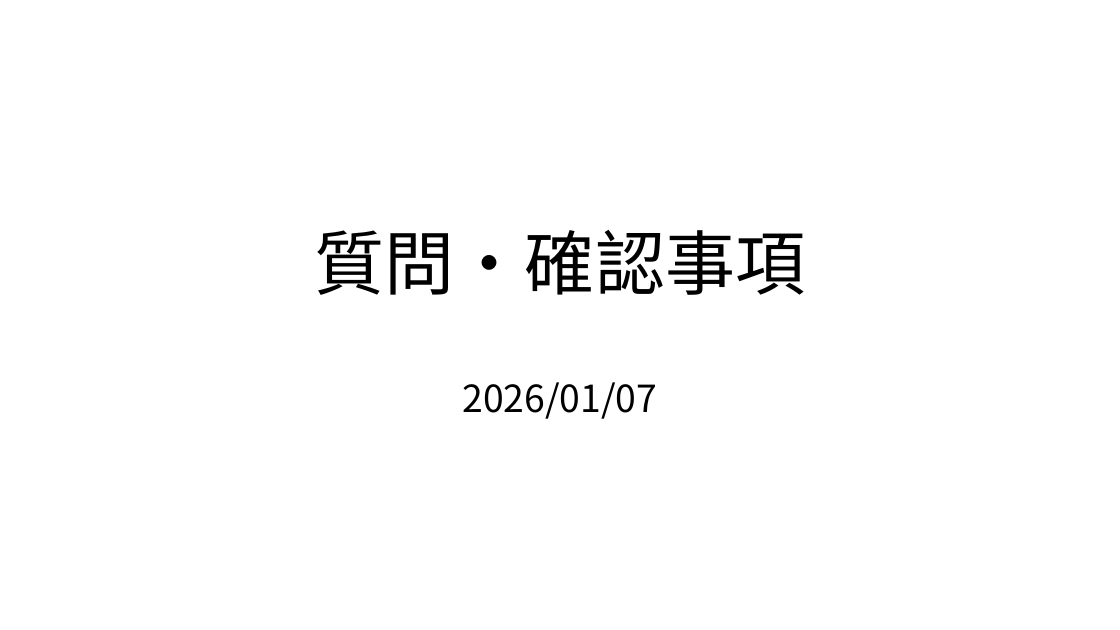
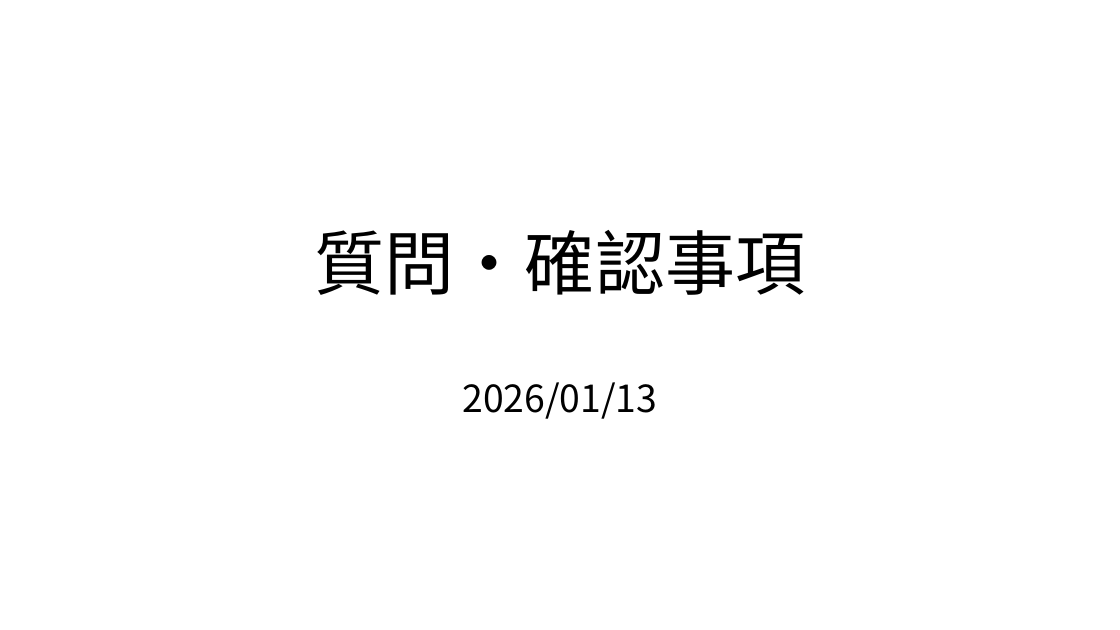
Before and after one commit to H-Ojiro/TR-1um, a slide deck: slide 15 of Document/TR-1um_DRC_summary.pptx. Drawn at 1120x630 pixels with LibreOffice and Linux fonts; fonts in the diff are those of the drawing. Boxes give left, top, right and bottom in pixels: in the first picture for what was removed or moved away, otherwise in the second. Text is boxed around its words. In the diff, an @@ line names an element or a change of style, - is before the commit and + after.

```diff
--- a/Document/TR-1um_DRC_summary.pptx
+++ b/Document/TR-1um_DRC_summary.pptx
@@ title at [315, 230, 805, 419]: text changed @@
-質問・確認事項
-2026/01/07
+質問・確認事項
+2026/01/13
```
Also in this commit, not shown: 4 other slides changed, 1 slide added, 7 other files.
